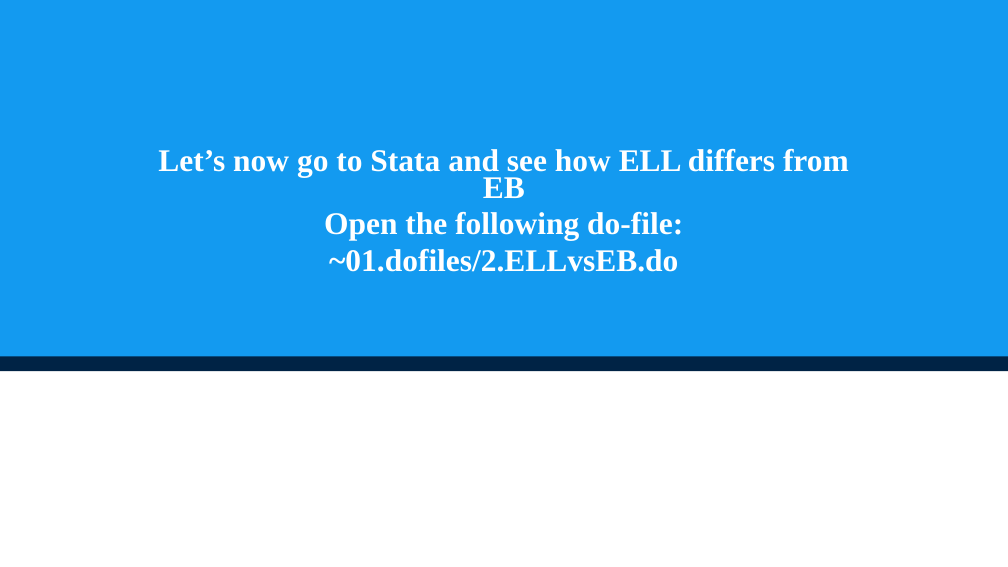
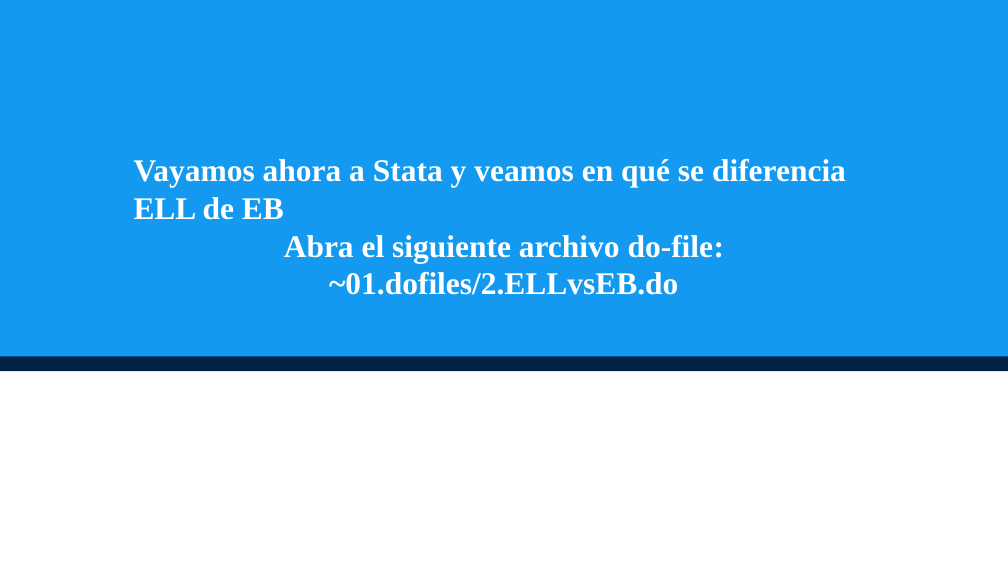
Before and after one commit to pcorralrodas/wb_sae_training, a slide deck: slide 15 of 03.Presentations/Small Area Estimation.pptx. Drawn at 1008x567 pixels with LibreOffice and Linux fonts; fonts in the diff are those of the drawing; background and template pictures are left out. Boxes give left, top, right and bottom in pixels: in the first picture for what was removed or moved away, otherwise in the second. Text is boxed around its words. In the diff, an @@ line names an element or a change of style, - is before the commit and + after.

```diff
--- a/03.Presentations/Small Area Estimation.pptx
+++ b/03.Presentations/Small Area Estimation.pptx
@@ text at (x1=134, y1=159, x2=846, y2=264): text changed @@
-Let’s now go to Stata and see how ELL differs from EB
-Open the following do-file:
+Vayamos ahora a Stata y veamos en qué se diferencia ELL de EB
+Abra el siguiente archivo do-file:
```
Also in this commit, not shown: 12 other slides changed, 11 slides added, 9 slides removed.
